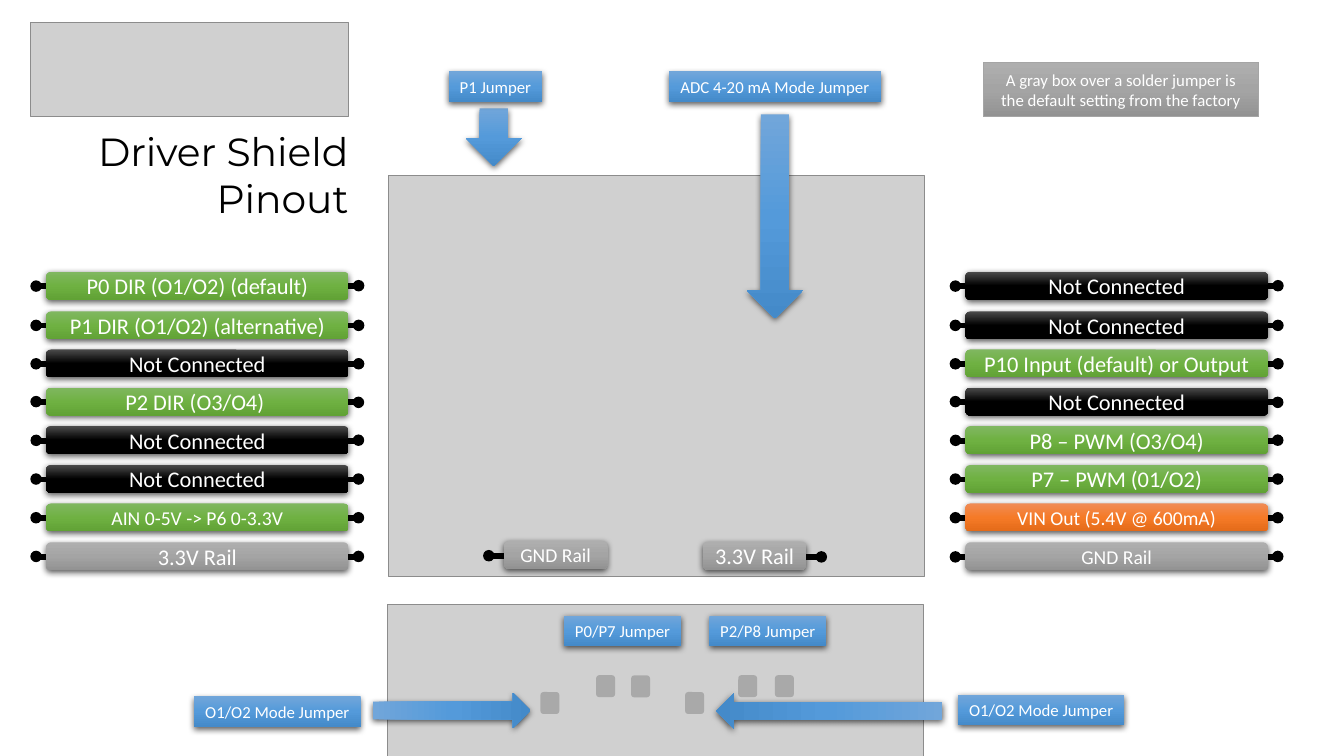
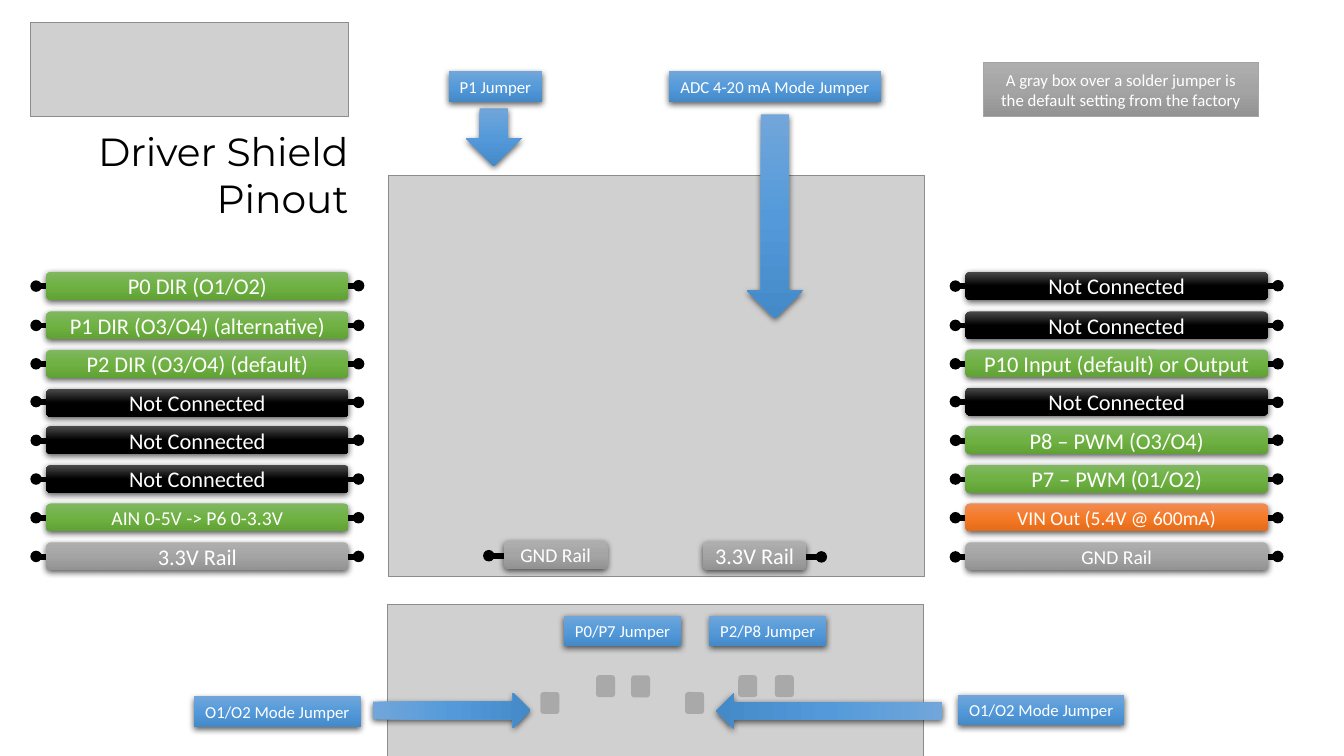
Before and after one commit to openmv/openmv-media, a slide deck: slide 1 of boards/driver-shield/driver-shield-pinout.pptx. Drawn at 1344x756 pixels with LibreOffice and Linux fonts; fonts in the diff are those of the drawing; grey boxes stand for pictures. Boxes give left, top, right and bottom in pixels: in the first picture for what was removed or moved away, otherwise in the second. Text is boxed around its words. In the diff, an @@ line names an element or a change of style, - is before the commit and + after.

```diff
--- a/boards/driver-shield/driver-shield-pinout.pptx
+++ b/boards/driver-shield/driver-shield-pinout.pptx
@@ text in rounded rectangle at (128, 278, 266, 297): text changed @@
-P0 DIR (O1/O2) (default)
+P0 DIR (O1/O2)
@@ text in rounded rectangle at (70, 318, 325, 340): text changed @@
-P1 DIR (O1/O2) (alternative)
+P1 DIR (O3/O4) (alternative)
@@ rounded rectangle "P2 DIR (O3/O4) (default)": place and size @@
-rounded rectangle "P2 DIR (O3/O4) (default)" at (46, 387, 349, 415)
+rounded rectangle "P2 DIR (O3/O4) (default)" at (46, 350, 349, 378)
@@ text in rounded rectangle at (87, 356, 308, 379): text changed @@
-P2 DIR (O3/O4)
+P2 DIR (O3/O4) (default)
@@ rounded rectangle "Not Connected": place and size @@
-rounded rectangle "Not Connected" at (46, 350, 349, 378)
+rounded rectangle "Not Connected" at (46, 389, 349, 417)
```
Also in this commit, not shown: 1 other file.
